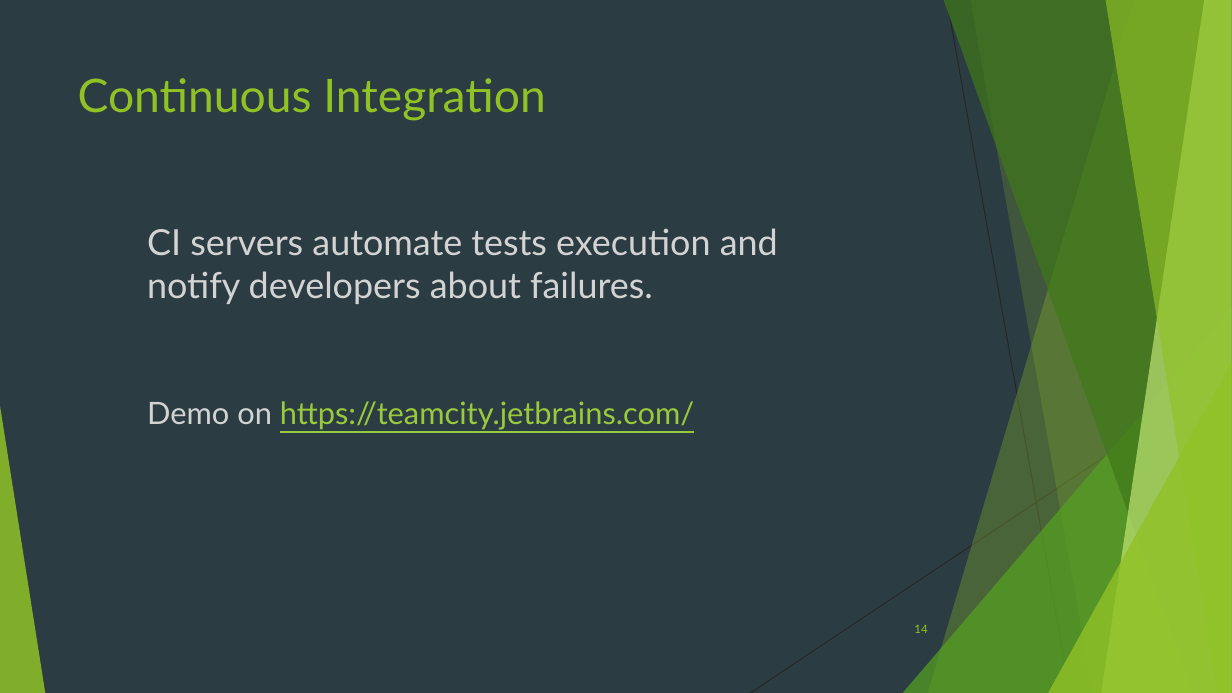
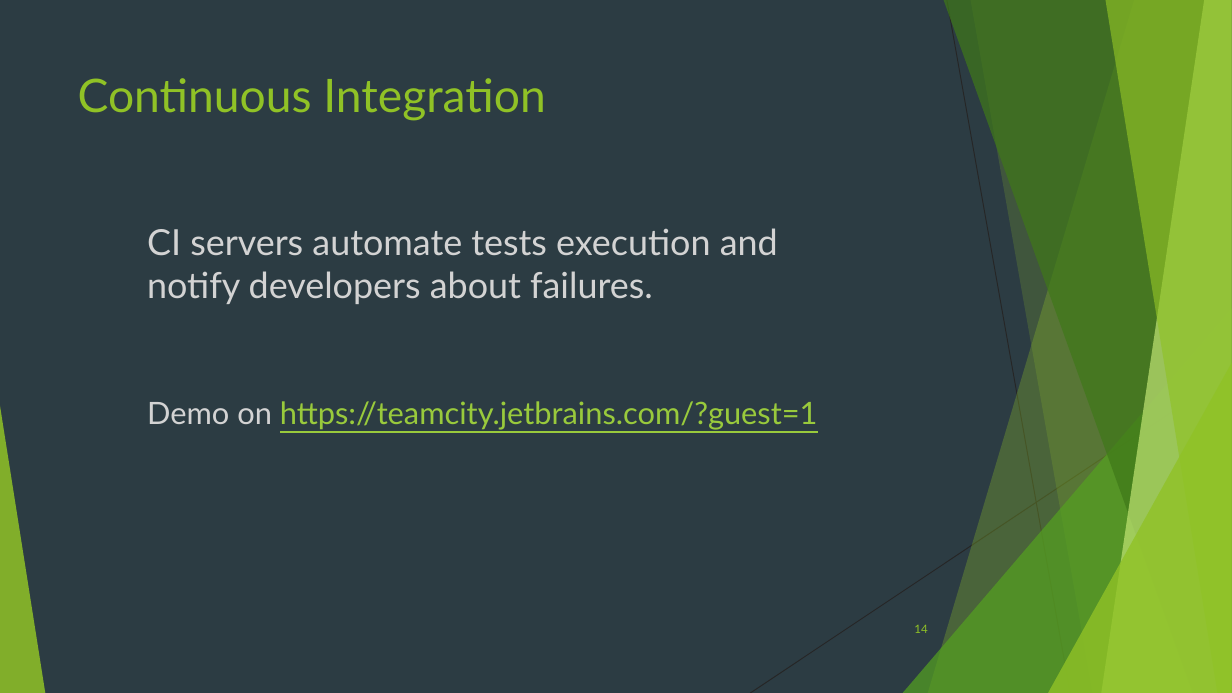
Before and after one commit to lionvs/NET_CodeTesting, a slide deck: slide 14 of NET Code Testing.pptx. Drawn at 1232x693 pixels with LibreOffice and Linux fonts; fonts in the diff are those of the drawing. Boxes give left, top, right and bottom in pixels: in the first picture for what was removed or moved away, otherwise in the second. Text is boxed around its words. In the diff, an @@ line names an element or a change of style, - is before the commit and + after.

Commit message:
Fixed link to demo teamcity.

```diff
--- a/NET Code Testing.pptx
+++ b/NET Code Testing.pptx
@@ text at <box>147,401,818,430</box>: text changed @@
-Demo on https://teamcity.jetbrains.com/
+Demo on https://teamcity.jetbrains.com/?guest=1
```
